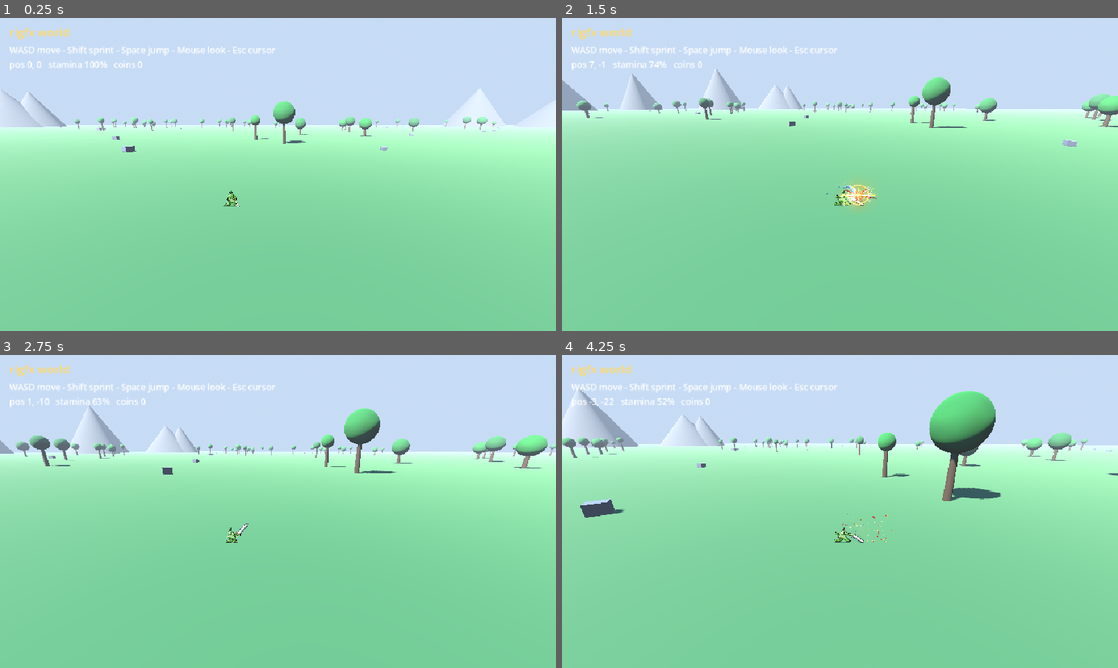
Above: before the commit, frames 1-4 (two rows, left to right).
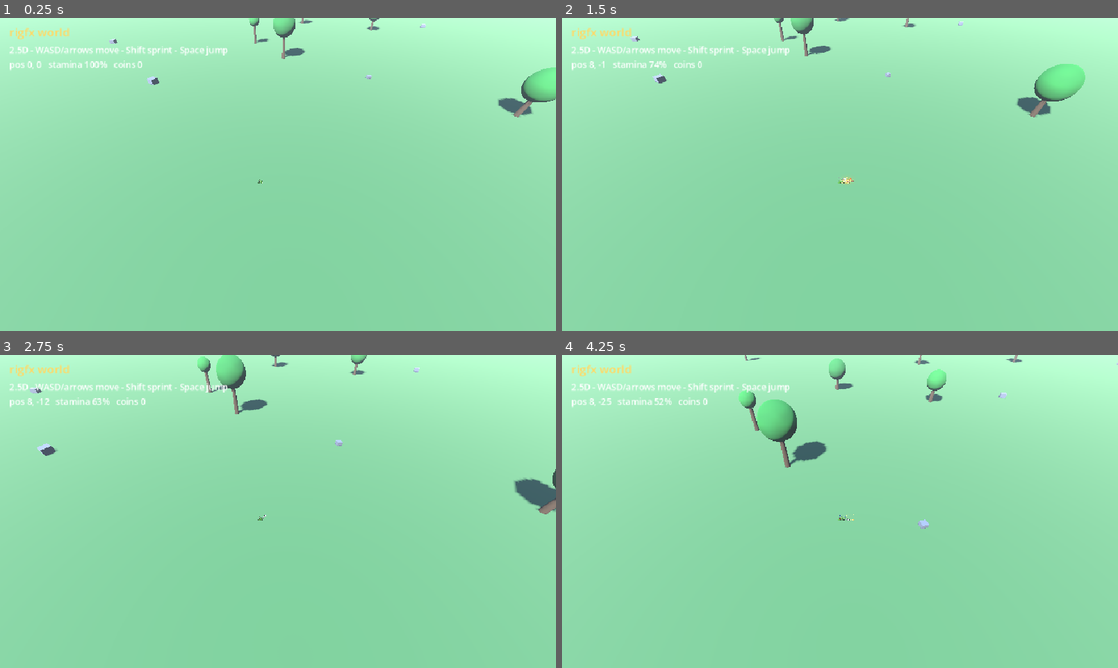
Above: after the commit, the same moments.

Repository: balmacefa/rigfx
Game: Godot game, scene res://World.tscn
Two runs of this game, one before a commit and one after it. Both use one fixed random seed, a clock stepped at 60 frames per second and the inputs below.
Inputs (mouse positions are in pixels of both pictures, inside the frame that each line leads up to):
- Up to frame 1 (0.25 s): no input
- Up to frame 2 (1.5 s): tap Enter at 0.5 s; move the mouse to (962, 158) at 0.52 s; hold D 0.53-1.28 s; hold Shift 0.53-1.28 s; click (962, 158) at 0.67 s; tap Space at 0.77 s; move the mouse to (812, 174) at 1.27 s; hold W from 1.28 s (still down); tap Shift at 1.35 s
- Up to frame 3 (2.75 s): keep holding W; tap Space at 1.52 s; move the mouse to (289, 505) at 2.02 s; hold Shift from 2.03 s (still down)
- Up to frame 4 (4.25 s): keep holding W; move the mouse to (834, 517) at 2.77 s; release Shift at 2.78 s; tap Shift at 2.85 s; tap Space at 3.02, 3.77 s; move the mouse to (878, 514) at 3.52 s; hold Shift from 3.53 s (still down); tap Escape at 4.15 s

The runs differ from the first frame. In frame 1, 42% of the frame differs, in the area x 0-100%, y 0-61%; in frame 2, 35%; in frame 3, 38%; in frame 4, 37%.

Commit message:
godot: rigfx open-world, main character is a rigfx character (mantis sprite)

Diff:
--- a/godot-game/World.gd
+++ b/godot-game/World.gd
@@ -9,10 +9,11 @@
 const SPRINT := 11.0
 const JUMP := 7.5
 const GRAV := 20.0
-const MOUSE_SENS := 0.0025
+# 2.5D (HD-2D): fixed angled camera that follows the player, no free mouse look.
+const CAM_OFFSET := Vector3(0.0, 15.0, 12.0)
 
 var player: CharacterBody3D
-var yaw_pitch: Node3D
+var cam: Camera3D
 var hero: AnimatedSprite3D
 var pitch := -0.25
 var stamina := 1.0
@@ -23,9 +24,7 @@
 var http: HTTPRequest
 var content_root: Node3D
 var coins: Array = []
-var crystals: Array = []
 var frame_cache := {}
-var time := 0.0
 
 func _ready() -> void:
 	_setup_env_default()
@@ -214,15 +213,11 @@
 		logs.material_override = _mat(Color(0.3, 0.18, 0.1))
 		content_root.add_child(logs)
 	elif kind == "crystal":
-		var holder := Node3D.new()
-		holder.position = pos
 		var mi := MeshInstance3D.new()
 		var pm := PrismMesh.new(); pm.size = Vector3(1.4, 4.0, 1.4)
-		mi.mesh = pm; mi.position = Vector3(0, 2.0, 0)
+		mi.mesh = pm; mi.position = pos + Vector3(0, 2.0, 0)
 		mi.material_override = _mat(color, true)
-		holder.add_child(mi)
-		content_root.add_child(holder)
-		crystals.append(holder)
+		content_root.add_child(mi)
 	elif kind == "coin":
 		var mi := MeshInstance3D.new()
 		var cm := CylinderMesh.new(); cm.top_radius = 0.5; cm.bottom_radius = 0.5; cm.height = 0.12
@@ -255,7 +250,6 @@
 	for c in content_root.get_children():
 		c.queue_free()
 	coins.clear()
-	crystals.clear()
 	var env_d: Dictionary = data.get("env", {})
 	var we := get_node_or_null("WE") as WorldEnvironment
 	if we and we.environment:
@@ -301,20 +295,15 @@
 	col.shape = cs
 	col.position = Vector3(0, 0.9, 0)
 	player.add_child(col)
-	hero = _rigfx_sprite("mantis", 0.012)
+	hero = _rigfx_sprite("mantis", 0.014)
 	hero.position = Vector3(0, 1.1, 0)
 	player.add_child(hero)
-	yaw_pitch = Node3D.new()
-	yaw_pitch.position = Vector3(0, 1.4, 0)
-	player.add_child(yaw_pitch)
-	var arm := SpringArm3D.new()
-	arm.spring_length = 6.0
-	yaw_pitch.add_child(arm)
-	var cam := Camera3D.new()
-	cam.position = Vector3(0, 0, 6)
-	arm.add_child(cam)
-	yaw_pitch.rotation.x = pitch
 	add_child(player)
+	# fixed 2.5D camera (child of the world, follows the player at a constant angle)
+	cam = Camera3D.new()
+	cam.global_position = player.global_position + CAM_OFFSET
+	add_child(cam)
+	cam.look_at(player.global_position + Vector3(0, 1.5, 0))
 
 func _setup_hud() -> void:
 	var cl := CanvasLayer.new()
@@ -331,28 +320,18 @@
 	hud.add_theme_font_size_override("font_size", 15)
 	cl.add_child(hud)
 
-func _unhandled_input(e: InputEvent) -> void:
-	if e is InputEventMouseButton and e.pressed:
-		Input.mouse_mode = Input.MOUSE_MODE_CAPTURED
-	if e is InputEventKey and e.pressed and e.keycode == KEY_ESCAPE:
-		Input.mouse_mode = Input.MOUSE_MODE_VISIBLE
-	if e is InputEventMouseMotion and Input.mouse_mode == Input.MOUSE_MODE_CAPTURED:
-		player.rotate_y(-e.relative.x * MOUSE_SENS)
-		pitch = clamp(pitch - e.relative.y * MOUSE_SENS, -1.2, 0.4)
-		yaw_pitch.rotation.x = pitch
-
 func _physics_process(delta: float) -> void:
-	time += delta
 	var input := Vector3.ZERO
-	if Input.is_key_pressed(KEY_W): input.z -= 1.0
-	if Input.is_key_pressed(KEY_S): input.z += 1.0
-	if Input.is_key_pressed(KEY_A): input.x -= 1.0
-	if Input.is_key_pressed(KEY_D): input.x += 1.0
+	if Input.is_key_pressed(KEY_W) or Input.is_key_pressed(KEY_UP): input.z -= 1.0
+	if Input.is_key_pressed(KEY_S) or Input.is_key_pressed(KEY_DOWN): input.z += 1.0
+	if Input.is_key_pressed(KEY_A) or Input.is_key_pressed(KEY_LEFT): input.x -= 1.0
+	if Input.is_key_pressed(KEY_D) or Input.is_key_pressed(KEY_RIGHT): input.x += 1.0
 	var moving := input.length() > 0.0
 	var sprinting := Input.is_key_pressed(KEY_SHIFT) and stamina > 0.0 and moving
 	var spd := SPRINT if sprinting else SPEED
 	stamina = max(0.0, stamina - delta * 0.35) if sprinting else min(1.0, stamina + delta * 0.25)
-	var dir := (player.transform.basis * input).normalized()
+	# 2.5D: movement is in world axes aligned to the fixed camera; player never rotates
+	var dir := input.normalized()
 	player.velocity.x = dir.x * spd
 	player.velocity.z = dir.z * spd
 	if not player.is_on_floor():
@@ -360,7 +339,13 @@
 	elif Input.is_key_pressed(KEY_SPACE):
 		player.velocity.y = JUMP
 	player.move_and_slide()
+	if absf(dir.x) > 0.01:
+		hero.flip_h = dir.x < 0.0
 	hero.speed_scale = 1.6 if sprinting else (1.0 if moving else 0.35)
+	# camera follows at the fixed 2.5D angle
+	if cam:
+		cam.global_position = player.global_position + CAM_OFFSET
+		cam.look_at(player.global_position + Vector3(0, 1.5, 0))
 	# coin spin + pickup
 	var ppos := player.global_position
 	for i in range(coins.size() - 1, -1, -1):
@@ -370,17 +355,5 @@
 		c.rotate_y(delta * 3.0)
 		if ppos.distance_to(c.global_position) < 1.8:
 			c.queue_free(); coins.remove_at(i); score += 1
-	# crystal floating animation
-	for i in range(crystals.size() - 1, -1, -1):
-		var cr = crystals[i]
-		if not is_instance_valid(cr):
-			crystals.remove_at(i); continue
-		var offset := float(i) * 1.3
-		var bob := sin(time * 1.4 + offset) * 0.3
-		var sway := cos(time * 0.8 + offset) * 0.15
-		if cr.get_child_count() > 0:
-			cr.get_child(0).position.y = 2.0 + bob
-			cr.get_child(0).rotation.y = sway
-			cr.get_child(0).rotation.z = sin(time * 0.6 + offset) * 0.1
 	var p := player.global_position
-	hud.text = "WASD move - Shift sprint - Space jump - Mouse look - Esc cursor\npos %d, %d   stamina %d%%   coins %d" % [int(p.x), int(p.z), int(stamina * 100), score]
+	hud.text = "2.5D - WASD/arrows move - Shift sprint - Space jump\npos %d, %d   stamina %d%%   coins %d" % [int(p.x), int(p.z), int(stamina * 100), score]
Not shown, changed: site/godot/index.pck
